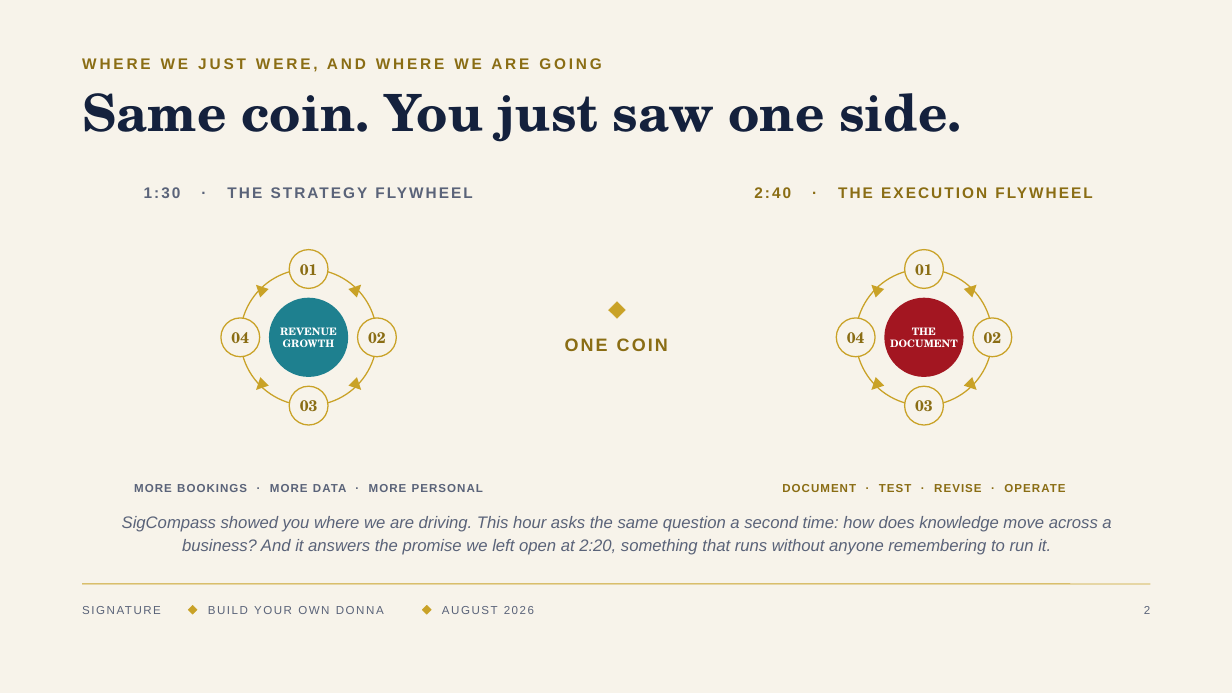
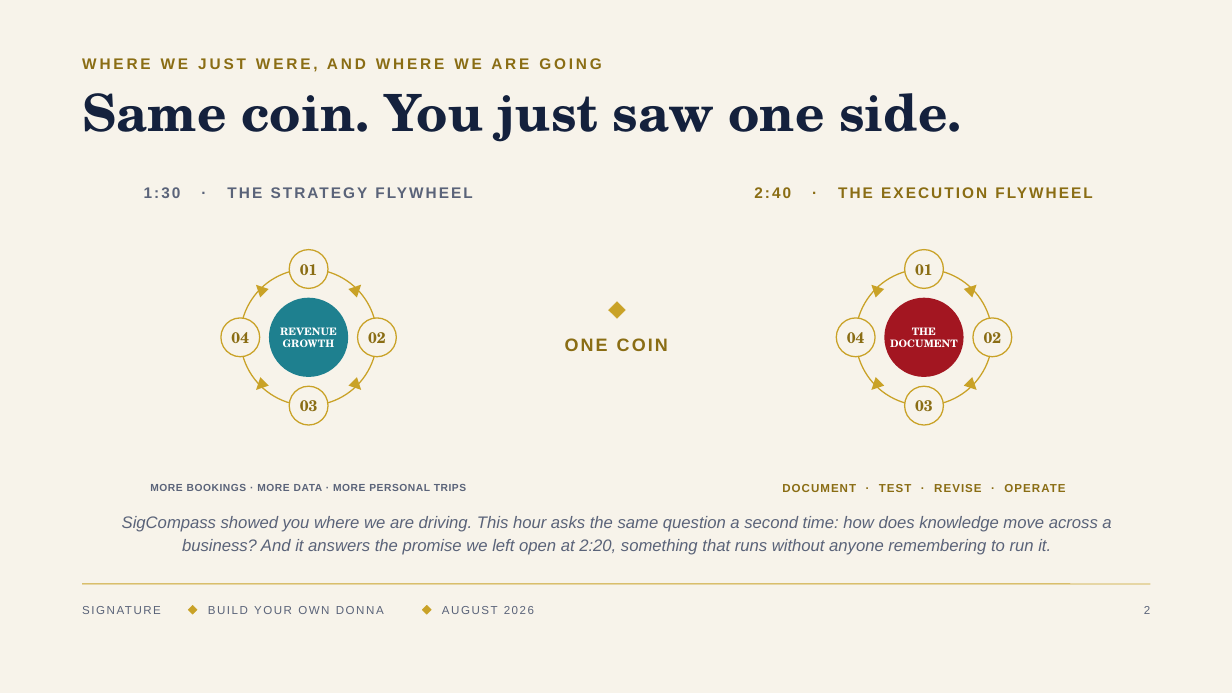
Before and after one commit to denisekgosnell/Donna, a slide deck: slide 2 of decks/build-your-own-donna-v2.pptx. Drawn at 1232x693 pixels with LibreOffice and Linux fonts; fonts in the diff are those of the drawing. Boxes give left, top, right and bottom in pixels: in the first picture for what was removed or moved away, otherwise in the second. Text is boxed around its words. In the diff, an @@ line names an element or a change of style, - is before the commit and + after.

```diff
--- a/decks/build-your-own-donna-v2.pptx
+++ b/decks/build-your-own-donna-v2.pptx
@@ text at bbox=[150, 484, 466, 491]: text changed; size 9 to 8 pt @@
-MORE BOOKINGS · MORE DATA · MORE PERSONAL
+MORE BOOKINGS · MORE DATA · MORE PERSONAL TRIPS
```
Also in this commit, not shown: 6 other slides changed, 4 other files.
